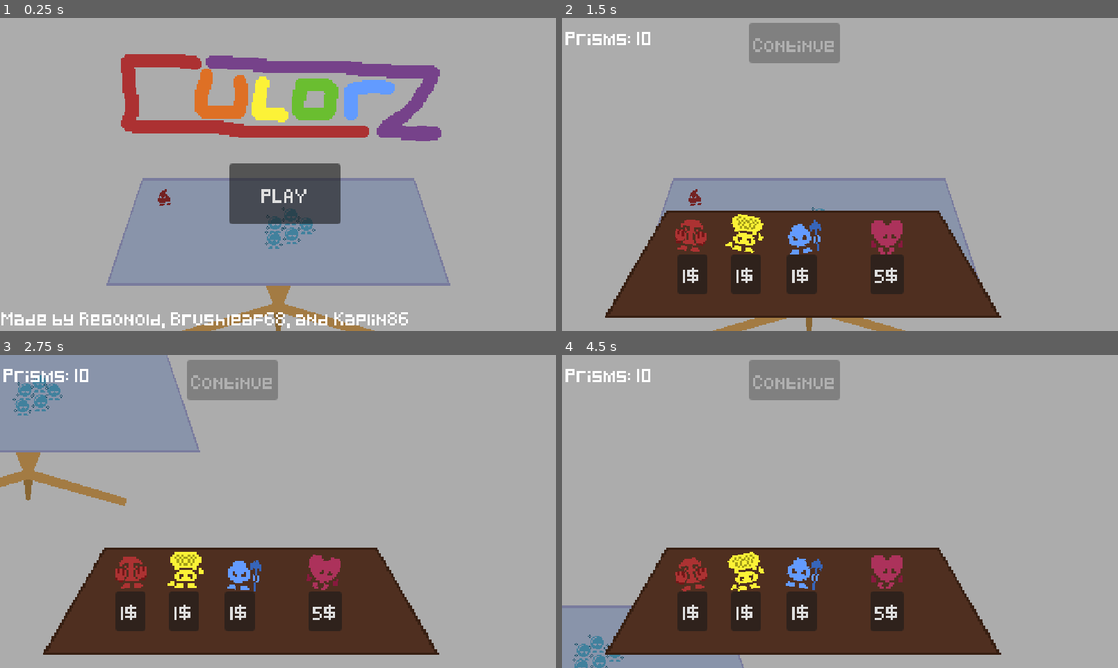
Above: before the commit, frames 1-4 (two rows, left to right).
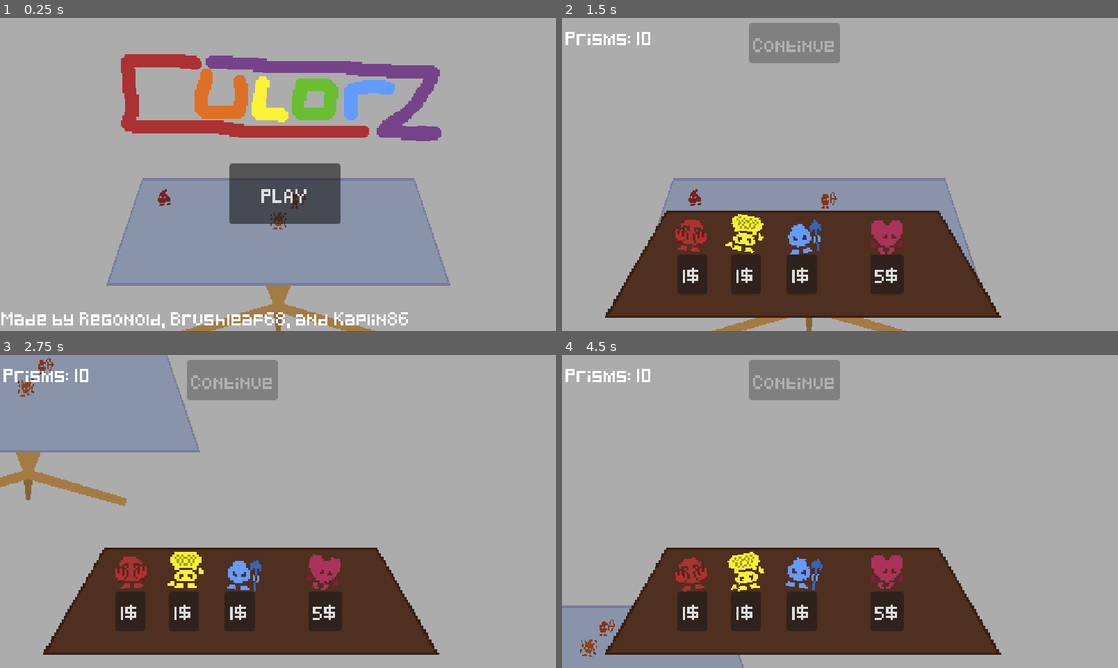
Above: after the commit, the same moments.

Repository: Regonold520/culorz-proj
Game: Godot game, scene res://main_scene.tscn
The game is run twice, just before and just after one commit, with the same random seed, the same clock (stepped at 60 frames per second) and the same inputs.
Inputs (mouse positions are in pixels of both pictures, inside the frame that each line leads up to):
- Up to frame 1 (0.25 s): no input
- Up to frame 2 (1.5 s): click "PLAY" at 0.5 s; move the mouse to (962, 158) at 1.27 s; hold D (Right) from 1.28 s (still down); click (962, 158) at 1.42 s
- Up to frame 3 (2.75 s): move the mouse to (166, 527) at 2.02 s; release D (Right) at 2.03 s; hold S (Down) from 2.03 s (still down); click (166, 527) at 2.17 s
- Up to frame 4 (4.5 s): move the mouse to (895, 442) at 2.77 s; release S (Down) at 2.78 s; hold D (Right) 2.78-3.53 s; click (895, 442) at 2.92 s; move the mouse to (812, 574) at 3.52 s; hold W (Up) 3.53-4.28 s; click (812, 574) at 3.67 s; move the mouse to (1006, 558) at 4.27 s; hold A (Left) from 4.28 s (still down); click (1006, 558) at 4.42 s

The runs differ from the first frame. In frame 1, 0.5% of the frame differs, in the area x 47-57%, y 55-74%; in frame 2, less than 0.1%; in frame 3, 0.5%; in frame 4, 0.4%.
Error in both runs: Cannot call method 'find_child' on a null value. (res://Scripts/globalactor.gd:22)

Commit message:
Added support class

Diff:
--- a/Culorz/bomb.tscn
+++ b/Culorz/bomb.tscn
@@ -1,14 +1,13 @@
 [gd_scene load_steps=4 format=3 uid="uid://c10eqju22hs7o"]
 
-[ext_resource type="Script" path="res://Scripts/Culor.gd" id="1_v8lja"]
+[ext_resource type="Script" path="res://Scripts/Ranged.gd" id="1_40pt0"]
 [ext_resource type="Texture2D" uid="uid://bo68ca6slj7i8" path="res://Culorz/bomb_chr.png" id="2_ekl4b"]
 
 [sub_resource type="RectangleShape2D" id="RectangleShape2D_uqd2g"]
 size = Vector2(14, 11)
 
-[node name="Magenta" type="CharacterBody2D"]
-script = ExtResource("1_v8lja")
-culor = Color(0.67451, 0.196078, 0.517647, 1)
+[node name="Bomb" type="CharacterBody2D"]
+script = ExtResource("1_40pt0")
 
 [node name="Texture" type="Sprite2D" parent="."]
 texture = ExtResource("2_ekl4b")
--- a/Culorz/fire.tscn
+++ b/Culorz/fire.tscn
@@ -1,13 +1,13 @@
 [gd_scene load_steps=4 format=3 uid="uid://cnbnlrn068x63"]
 
-[ext_resource type="Script" path="res://Scripts/Culor.gd" id="1_o6pek"]
+[ext_resource type="Script" path="res://Scripts/Support.gd" id="1_oahxi"]
 [ext_resource type="Texture2D" uid="uid://dnqu5vidxvlsi" path="res://Culorz/fire_chr.png" id="2_yd6fm"]
 
 [sub_resource type="RectangleShape2D" id="RectangleShape2D_uqd2g"]
 size = Vector2(8, 11)
 
 [node name="Fire" type="CharacterBody2D"]
-script = ExtResource("1_o6pek")
+script = ExtResource("1_oahxi")
 culor = Color(0.819608, 0.376471, 0.160784, 1)
 
 [node name="Texture" type="Sprite2D" parent="."]
--- a/MainMenuUI.tscn
+++ b/MainMenuUI.tscn
@@ -1,6 +1,6 @@
 [gd_scene load_steps=4 format=3 uid="uid://bqpqpebrkg20e"]
 
-[ext_resource type="Texture2D" uid="uid://b5tstjfj2frl4" path="res://CulorzLogo.png" id="1_em22k"]
+[ext_resource type="Texture2D" uid="uid://b5tstjfj2frl4" path="res://culorzLogo.png" id="1_em22k"]
 [ext_resource type="Script" path="res://PlayButton.gd" id="3_m3nry"]
 [ext_resource type="Theme" uid="uid://tpy3d4a86kws" path="res://DefaultTheme.tres" id="3_oqqoe"]
 
--- a/Scripts/Culor.gd
+++ b/Scripts/Culor.gd
@@ -44,6 +44,13 @@
 		die()
 
 func setupculor():
+	var newArea : Area2D = Area2D.new()
+	var newShape = find_child("CollisionShape2D").duplicate()
+
+	newArea.priority = 1
+
+	add_child(newArea)
+	newArea.add_child(newShape)
 
 	#do technical stuff
 	safe_margin = 0.001
--- /dev/null
+++ b/Scripts/Support.gd
@@ -0,0 +1,60 @@
+extends BaseCulor
+class_name SupportCulor
+
+@export var damage = 4
+@export var friendlyTarget = false
+
+var targeted = false
+var Target = null
+
+func move(pos : Vector2, resetenemy = true):
+	# round target position
+	targetposition = Vector2(round(pos.x),round(pos.y))
+
+	if resetenemy:
+		targetcutoff = 1
+		Target = null
+
+func target(Enemy):
+	move(Enemy.global_position, false) #move towards enemy, dont reset.
+	targetcutoff = attackRange
+	Target = Enemy
+
+func _process(delta):
+	if Target != null:
+		move(Target.global_position, false)  #move towards enemy, dont reset.
+		if position.distance_to(Target.global_position) <= attackRange: #if within range, play attack_melee
+			if abs(position.angle_to_point(Target.global_position)) <= deg_to_rad(90):
+				Animator.play("attack_melee_flipped")
+			else:
+				Animator.play("attack_melee")
+
+func animation_hit():
+	if Target != null:
+		pass
+
+func get_enemies():
+	var distance = 999
+	var distanceholder = null
+	for Culor in get_tree().get_nodes_in_group("Enemies"):
+		if position.distance_to(Culor.position) <= attackRange:
+			if distance >= position.distance_to(Culor.position):
+				distance = position.distance_to(Culor.position)
+				distanceholder = Culor
+	if distance == 999:
+		return false
+	else:
+		return distanceholder
+
+func get_culorz():
+	var distance = 999
+	var distanceholder = null
+	for Culor in get_tree().get_nodes_in_group("Culorz"):
+		if position.distance_to(Culor.position) <= attackRange:
+			if distance >= position.distance_to(Culor.position):
+				distance = position.distance_to(Culor.position)
+				distanceholder = Culor
+	if distance == 999:
+		return false
+	else:
+		return distanceholder
--- a/Scripts/culors_manager.gd
+++ b/Scripts/culors_manager.gd
@@ -40,10 +40,20 @@
 			selected_area_prio = AreaInQuestion.priority
 
 	if selected_area:
+		print(selected_area.get_parent())
 		if selected_area.get_parent() is BaseEnemy:
 			if Globalactor.get_selected_culors():
 				for Culor : BaseCulor in Globalactor.get_selected_culors():
-					Culor.target(selected_area.get_parent())
+					if "friendlyTarget" in Culor and !Culor.friendlyTarget:
+						Culor.target(selected_area.get_parent())
+					elif "friendlyTarget" not in Culor:
+						Culor.target(selected_area.get_parent())
+			return
+		if selected_area.get_parent() is BaseCulor:
+			if Globalactor.get_selected_culors():
+				for Culor : BaseCulor in Globalactor.get_selected_culors():
+					if "friendlyTarget" in Culor and Culor.friendlyTarget:
+						Culor.target(selected_area.get_parent())
 			return
 		if selected_area == MoveArea:
 			if Globalactor.get_selected_culors():
--- a/main_scene.tscn
+++ b/main_scene.tscn
@@ -1,11 +1,12 @@
-[gd_scene load_steps=9 format=3 uid="uid://goop3qaepptx"]
+[gd_scene load_steps=10 format=3 uid="uid://goop3qaepptx"]
 
 [ext_resource type="Texture2D" uid="uid://1oyliv8nmj6b" path="res://Canvas.png" id="1_pamka"]
 [ext_resource type="Script" path="res://Scripts/camera_2d.gd" id="3_2l4j3"]
+[ext_resource type="PackedScene" uid="uid://cnbnlrn068x63" path="res://Culorz/fire.tscn" id="3_56qd1"]
+[ext_resource type="PackedScene" uid="uid://cafrjnpwcqr3" path="res://Culorz/bow.tscn" id="4_2hnsr"]
 [ext_resource type="PackedScene" uid="uid://bqpqpebrkg20e" path="res://MainMenuUI.tscn" id="4_pywfv"]
 [ext_resource type="PackedScene" uid="uid://cj1q1gtlwteso" path="res://Enemies/blob.tscn" id="5_iwdsn"]
 [ext_resource type="Script" path="res://wave_manager.gd" id="6_a7uf1"]
-[ext_resource type="PackedScene" uid="uid://3ox2fytgb40y" path="res://Culorz/bubble.tscn" id="7_6ywil"]
 [ext_resource type="Script" path="res://Scripts/culors_manager.gd" id="19_6oaph"]
 
 [sub_resource type="CircleShape2D" id="CircleShape2D_kmv3g"]
@@ -31,20 +32,11 @@
 
 [node name="Culors" type="Node2D" parent="."]
 
-[node name="Bubble" parent="Culors" instance=ExtResource("7_6ywil")]
-position = Vector2(11, 37)
+[node name="Fire" parent="Culors" instance=ExtResource("3_56qd1")]
+position = Vector2(0, 41)
 
-[node name="Bubble2" parent="Culors" instance=ExtResource("7_6ywil")]
-position = Vector2(-4, 58)
-
-[node name="Bubble3" parent="Culors" instance=ExtResource("7_6ywil")]
-position = Vector2(-3, 44)
-
-[node name="Bubble4" parent="Culors" instance=ExtResource("7_6ywil")]
-position = Vector2(12, 54)
-
-[node name="Bubble5" parent="Culors" instance=ExtResource("7_6ywil")]
-position = Vector2(25, 45)
+[node name="Vermilion" parent="Culors" instance=ExtResource("4_2hnsr")]
+position = Vector2(18, 22)
 
 [node name="Threats" type="Node2D" parent="."]
 
Not shown, changed: CulorzLogo.png.import
